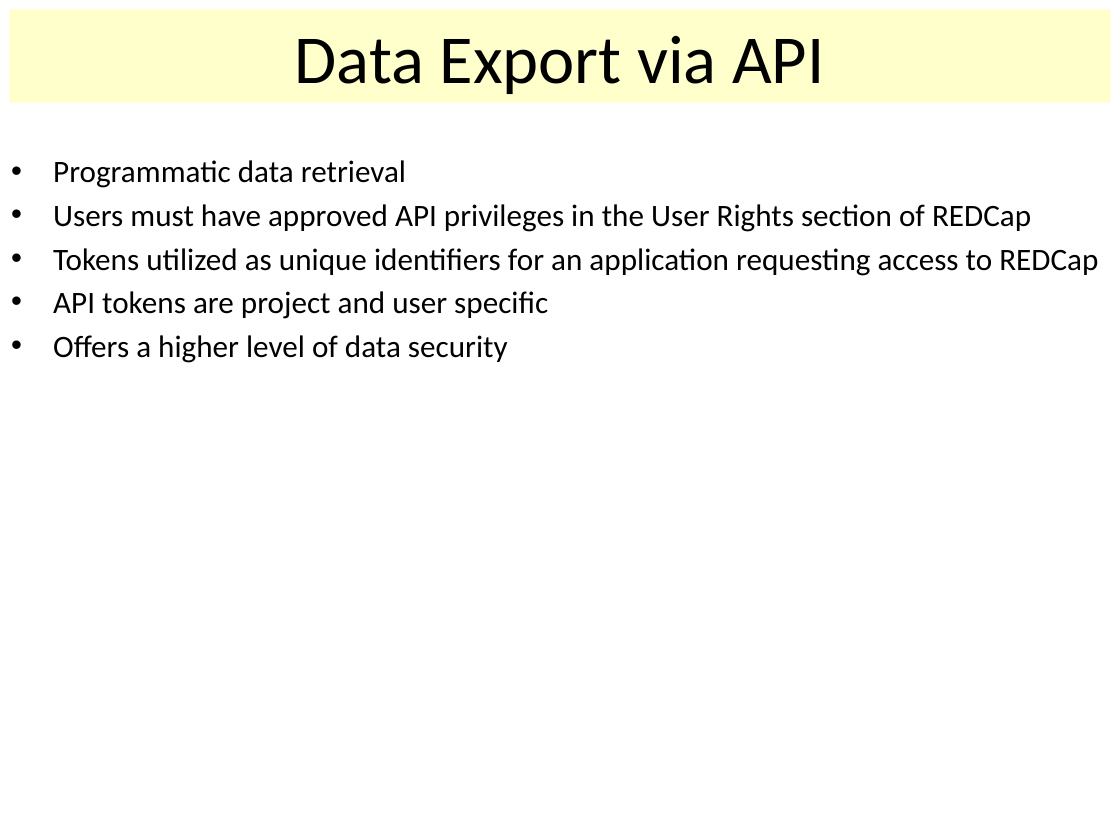
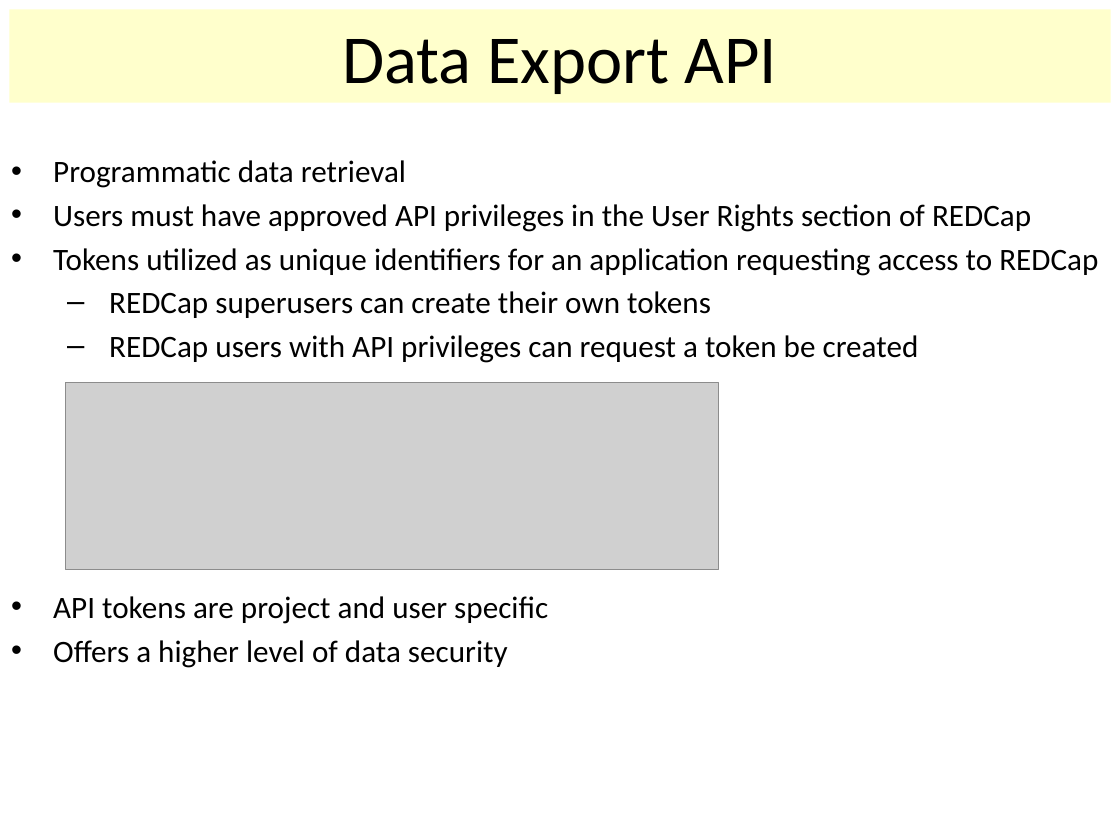
Before and after one commit to OuhscBbmc/RedcapExamplesAndPatterns, a slide deck: slide 10 of Publications/Presentation2014-04-07-MIECHV Paper Discussion/REDCapR.pptx. Drawn at 1120x840 pixels with LibreOffice and Linux fonts; fonts in the diff are those of the drawing; grey boxes stand for pictures. Boxes give left, top, right and bottom in pixels: in the first picture for what was removed or moved away, otherwise in the second. Text is boxed around its words. In the diff, an @@ line names an element or a change of style, - is before the commit and + after.

```diff
--- a/Publications/Presentation2014-04-07-MIECHV Paper Discussion/REDCapR.pptx
+++ b/Publications/Presentation2014-04-07-MIECHV Paper Discussion/REDCapR.pptx
@@ title at [342, 39, 777, 94]: text changed @@
-Data Export via API
+Data Export API
@@ text at [109, 291, 919, 363]: paragraphs added @@
+        – REDCap superusers can create their own tokens
+        – REDCap users with API privileges can request a token be created
@@ picture added at [65, 383, 718, 570] @@
```
Also in this commit, not shown: 15 other slides changed, 3 slides added.
